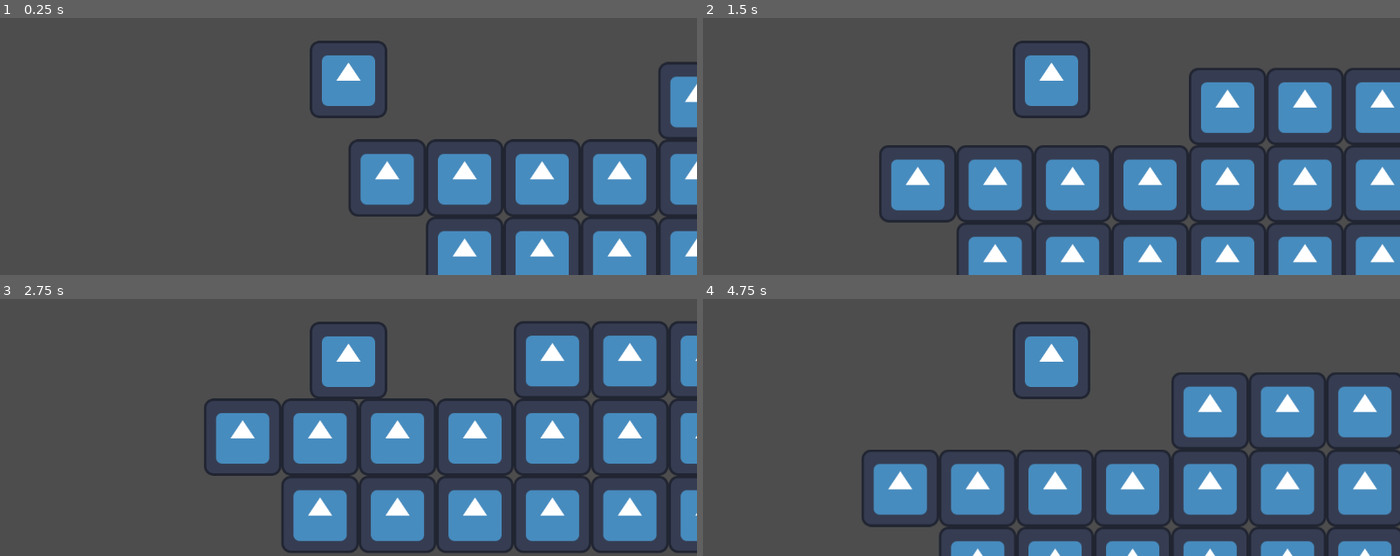
Above: before the commit, frames 1-4 (two rows, left to right).
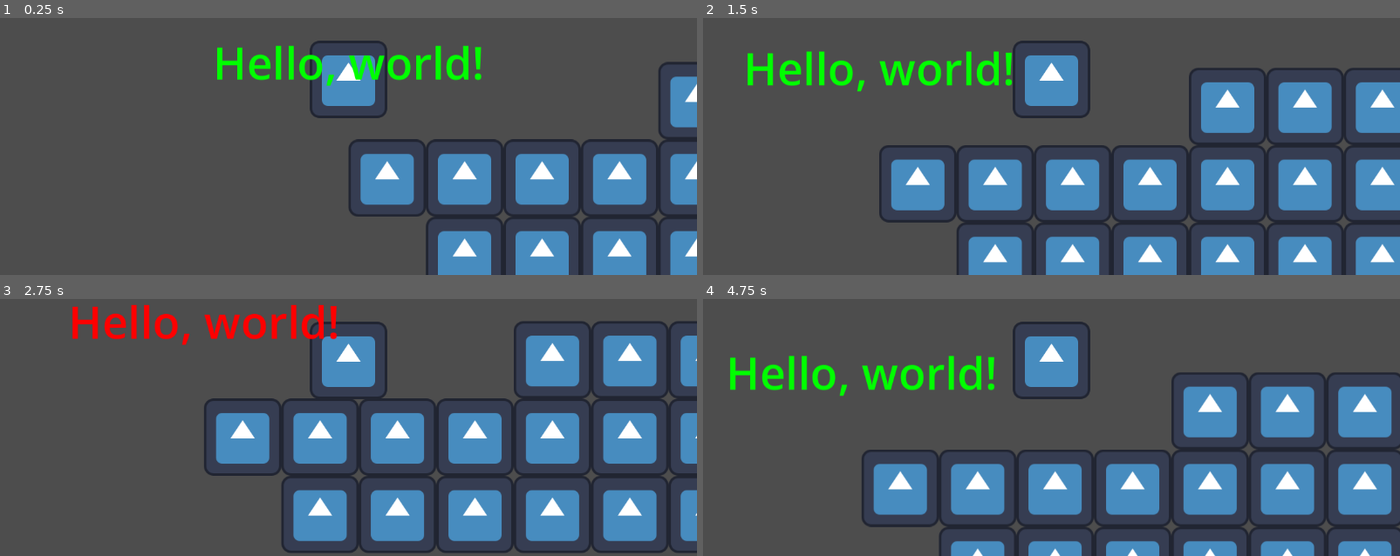
Above: after the commit, the same moments.

Repository: froppii/sweep-soup
Game: Godot game, scene res://scenes/main.tscn
Same seed, same stepped clock (60 frames per second), same inputs: the game is played once before the commit and once after it. The engine's default icon, where the game draws it, is replaced by a stand-in: a white triangle on a blue panel in a dark square.
Inputs:
- Up to frame 1 (0.25 s): no input
- Up to frame 2 (1.5 s): tap Enter (ui_accept) at 0.5, 0.77 s; hold Space (thing, bound only after the commit) 0.53-1.28 s; hold Right (ui_right) from 0.53 s (still down); tap Space (thing, bound only after the commit) at 1.35 s
- Up to frame 3 (2.75 s): tap Enter (ui_accept) at 1.52 s; release Right (ui_right) at 2.03 s; hold Left (ui_left) from 2.03 s (still down); hold Space (thing, bound only after the commit) from 2.03 s (still down); tap Alt at 2.1 s
- Up to frame 4 (4.75 s): release Left (ui_left) at 2.78 s; release Space (thing, bound only after the commit) at 2.78 s; hold Right (ui_right) 2.78-4.28 s; tap Shift at 2.85 s; tap Enter (ui_accept) at 3.02, 3.77, 4.25, 4.52 s; tap Space (thing, bound only after the commit) at 3.05, 4.35 s; hold Space (thing, bound only after the commit) 3.53-4.28 s; hold Left (ui_left) from 4.28 s (still down)

The runs differ from the first frame. In frame 1, 1.9% of the frame differs, in the area x 31-70%, y 10-27%; in frame 2, 2.0%; in frame 3, 1.9%; in frame 4, 2.0%, in the area x 3-42%, y 22-38%.

Commit message:
messed around

Diff:
--- a/project.godot
+++ b/project.godot
@@ -19,6 +19,14 @@
 
 enabled=PackedStringArray("res://addons/godot_super-wakatime/plugin.cfg")
 
+[input]
+
+thing={
+"deadzone": 0.2,
+"events": [Object(InputEventKey,"resource_local_to_scene":false,"resource_name":"","device":-1,"window_id":0,"alt_pressed":false,"shift_pressed":false,"ctrl_pressed":false,"meta_pressed":false,"pressed":false,"keycode":0,"physical_keycode":32,"key_label":0,"unicode":32,"location":0,"echo":false,"script":null)
+]
+}
+
 [physics]
 
 3d/physics_engine="Jolt Physics"
--- /dev/null
+++ b/scenes/main.gd
@@ -0,0 +1,81 @@
+extends Node2D
+
+const GRAVITY = -9.81
+var health = 100
+
+func _ready():
+	$Label.text = "Hello, world!"
+	$Label.modulate = Color.GREEN
+
+	var players = {
+		"croc": 1,
+		"cowboy": 3,
+		"me": 	{"level": 30, "health": 500},
+	}
+
+	players["cookie"] = 40
+	players["mook"] = 970
+
+	for username in players:
+		print(username + ": " + str(players[username]))
+
+	print(players["me"]["health"])
+
+	var glass := 0.0
+
+	while glass < 0.5:
+		glass += randf_range(0.01, 0.2)
+
+		if glass > 0.2:
+			break
+		print(glass)
+	print("the glass is almost full")
+
+	var items: Array[String] = ["thing1", "thing2", "thing3"]
+
+	items[1] = "anotherthing2"
+	items[2] = "anotherthing3"
+
+	for item in items:
+		if item.length() > 6:
+			print(item)
+
+	var player_height = randi_range(130, 0)
+	print("you are " + str(player_height) + "cm")
+
+	var roll = randf()
+	if roll <= 0.8:
+		print("its common!")
+	else:
+		print("woahza its rare")
+
+	var result = add(1, 3)
+	result = add(result, 10)
+	print(result)
+
+	health = 40
+	print(health)
+
+	# my code is shit
+	if health <= 0:
+		health = 0
+		print("YOU DIED")
+	elif health < 50:
+		print("INJURED")
+	else:
+		print("YOURE ALIVE")
+
+# im learning,,
+func _input(event):
+	if event.is_action_pressed("thing"):
+		$Label.modulate = Color.RED
+		jump()
+	if event.is_action_released("thing"):
+		$Label.modulate = Color.GREEN
+
+func jump():
+	print("BOINGOINGOIGN")
+
+func add(num1: int, num2: int) -> int:
+	var result = num1 + num2
+	return result
--- a/scenes/main.tscn
+++ b/scenes/main.tscn
@@ -1,6 +1,7 @@
 [gd_scene format=4 uid="uid://dn3rhb5vl7gus"]
 
 [ext_resource type="Texture2D" uid="uid://b6bka570a7ay2" path="res://icon.svg" id="1_0wfyh"]
+[ext_resource type="Script" uid="uid://1ldpvydduo0x" path="res://scenes/main.gd" id="1_sugp2"]
 [ext_resource type="Script" uid="uid://bs4hgvvwojgbc" path="res://scenes/player.gd" id="2_sugp2"]
 
 [sub_resource type="TileSetAtlasSource" id="TileSetAtlasSource_jyhfs"]
@@ -81,6 +82,7 @@
 size = Vector2(127, 126)
 
 [node name="Node2D" type="Node2D" unique_id=873707444]
+script = ExtResource("1_sugp2")
 
 [node name="TileMapLayer" type="TileMapLayer" parent="." unique_id=1951189446]
 tile_map_data = PackedByteArray("AAAAAAEAAAAAAAAAAAABAAEAAAAAAAAAAAACAAIAAAAAAAAAAAABAAIAAAAAAAAAAAACAAEAAAAAAAAAAAADAA …(224 unchanged characters)…
@@ -97,3 +99,21 @@
 shape = SubResource("RectangleShape2D_tefeu")
 
 [node name="Camera2D" type="Camera2D" parent="Player" unique_id=1801574358]
+
+[node name="Label" type="Label" parent="." unique_id=1309028514]
+anchors_preset = 8
+anchor_left = 0.5
+anchor_top = 0.5
+anchor_right = 0.5
+anchor_bottom = 0.5
+offset_left = -309.5
+offset_top = -120.25
+offset_right = 309.5
+offset_bottom = 120.25
+grow_horizontal = 2
+grow_vertical = 2
+size_flags_horizontal = 4
+theme_override_font_sizes/font_size = 74
+text = "IM TRYING THIS OUT"
+horizontal_alignment = 1
+vertical_alignment = 1
Not shown, added: scenes/main.gd.uid
